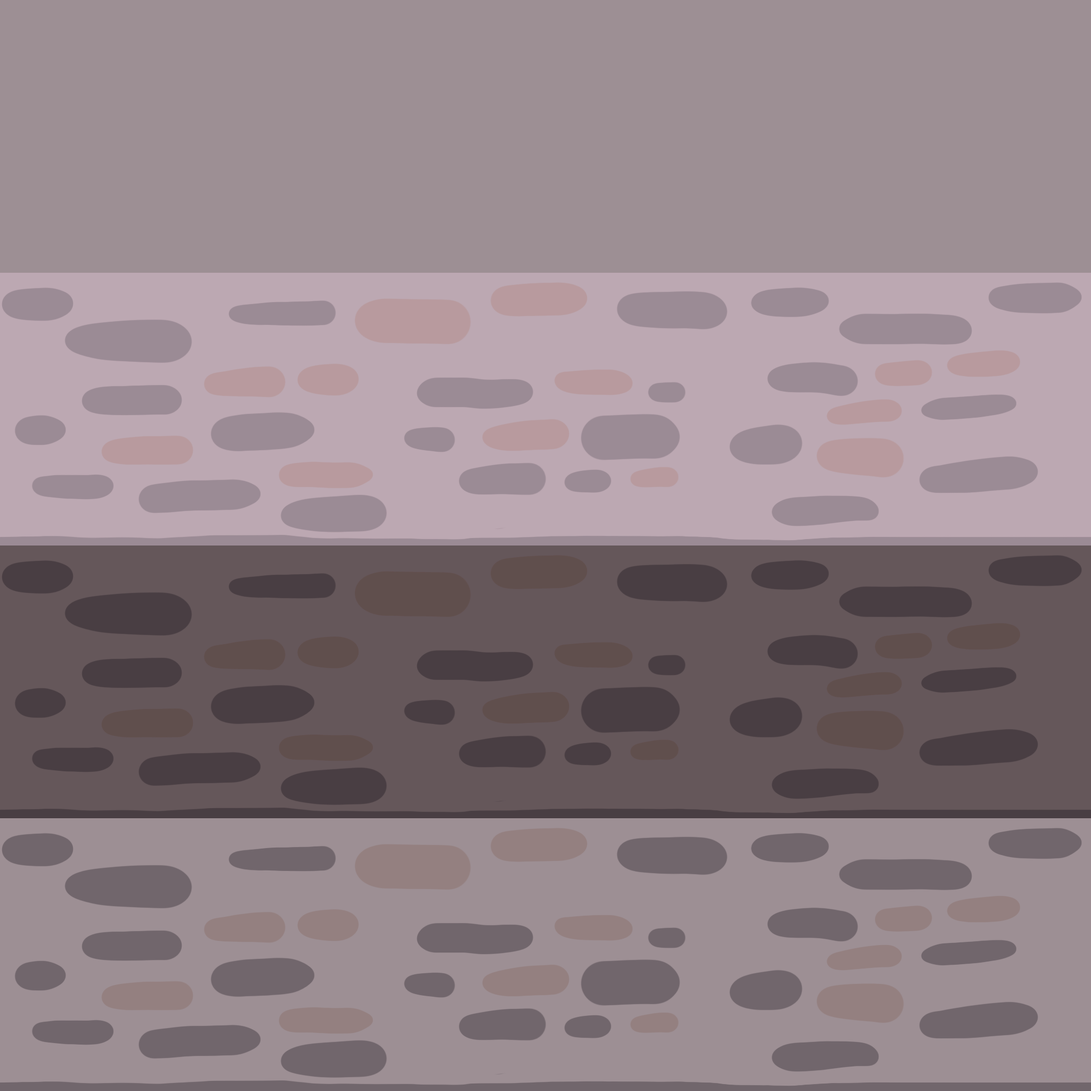
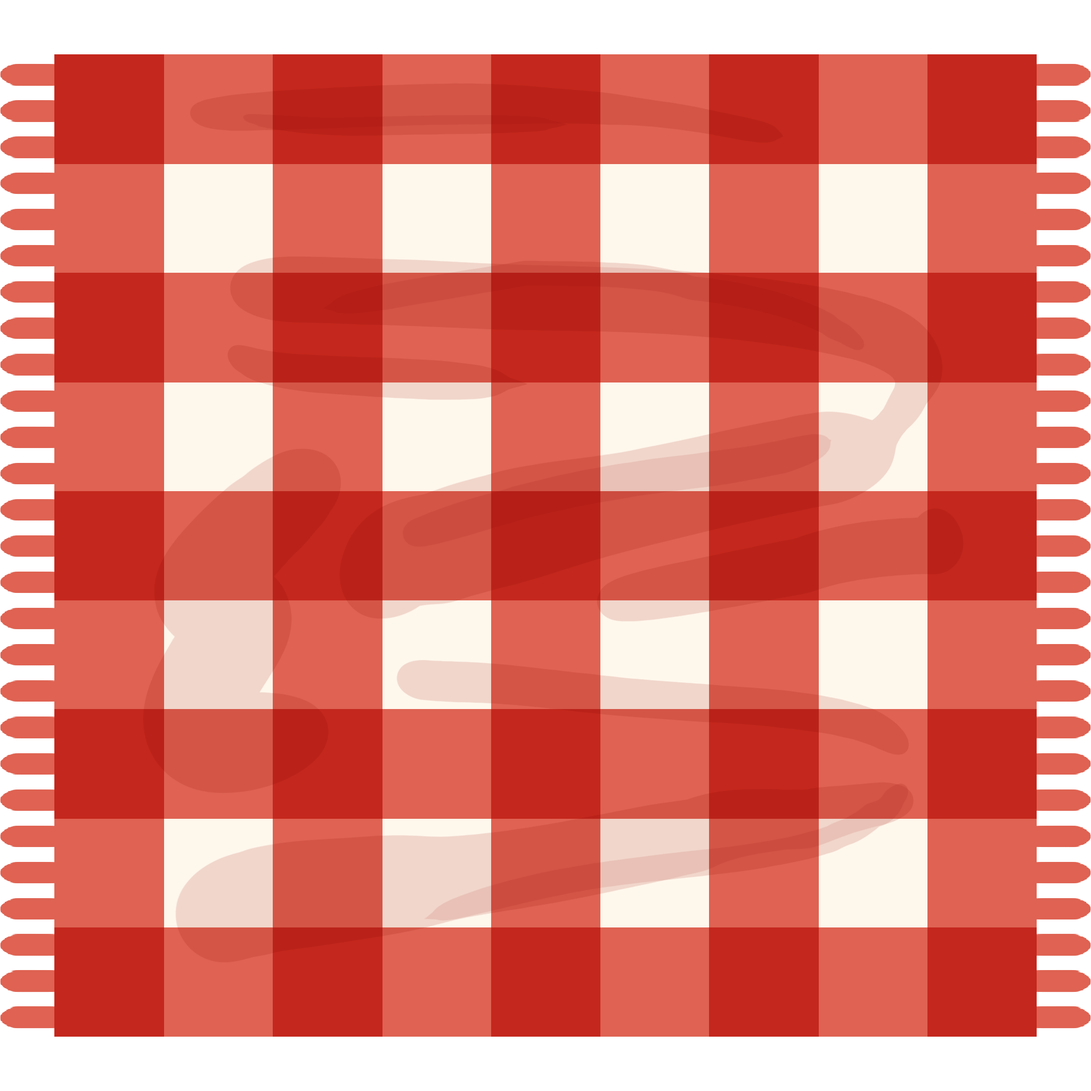
The second 1091×1091 image is a revision of the first. Changes to its layers:
hid group "TrimsheetStone.png" (15 layers) over [0, 0, 1091, 1091]
showed group "PicnicBlancket.png" (70 layers) over [0, 54, 1091, 1038]
added layer "Layer 10" (hard light, 62%) in group "PicnicBlancket.png" over [142, 83, 965, 964]
